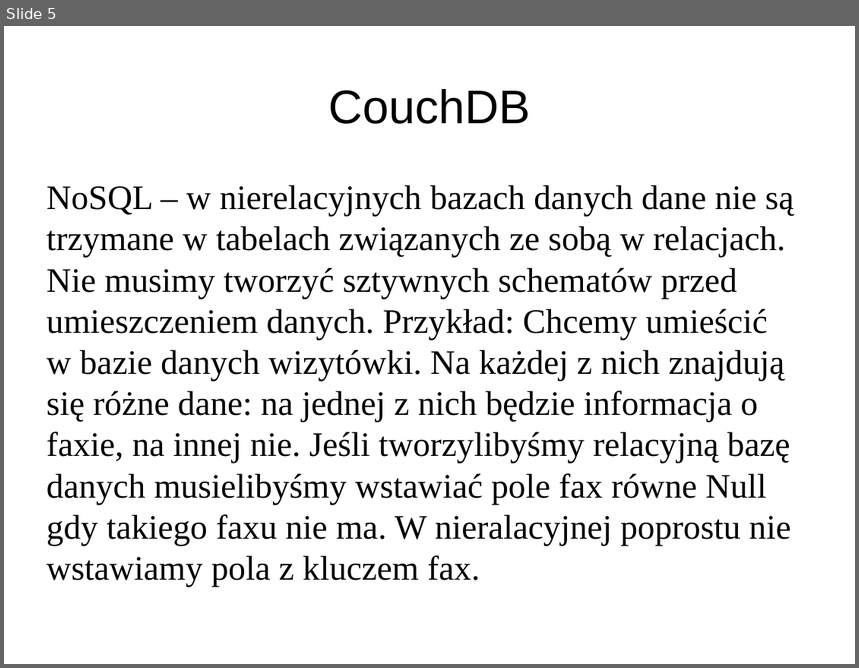
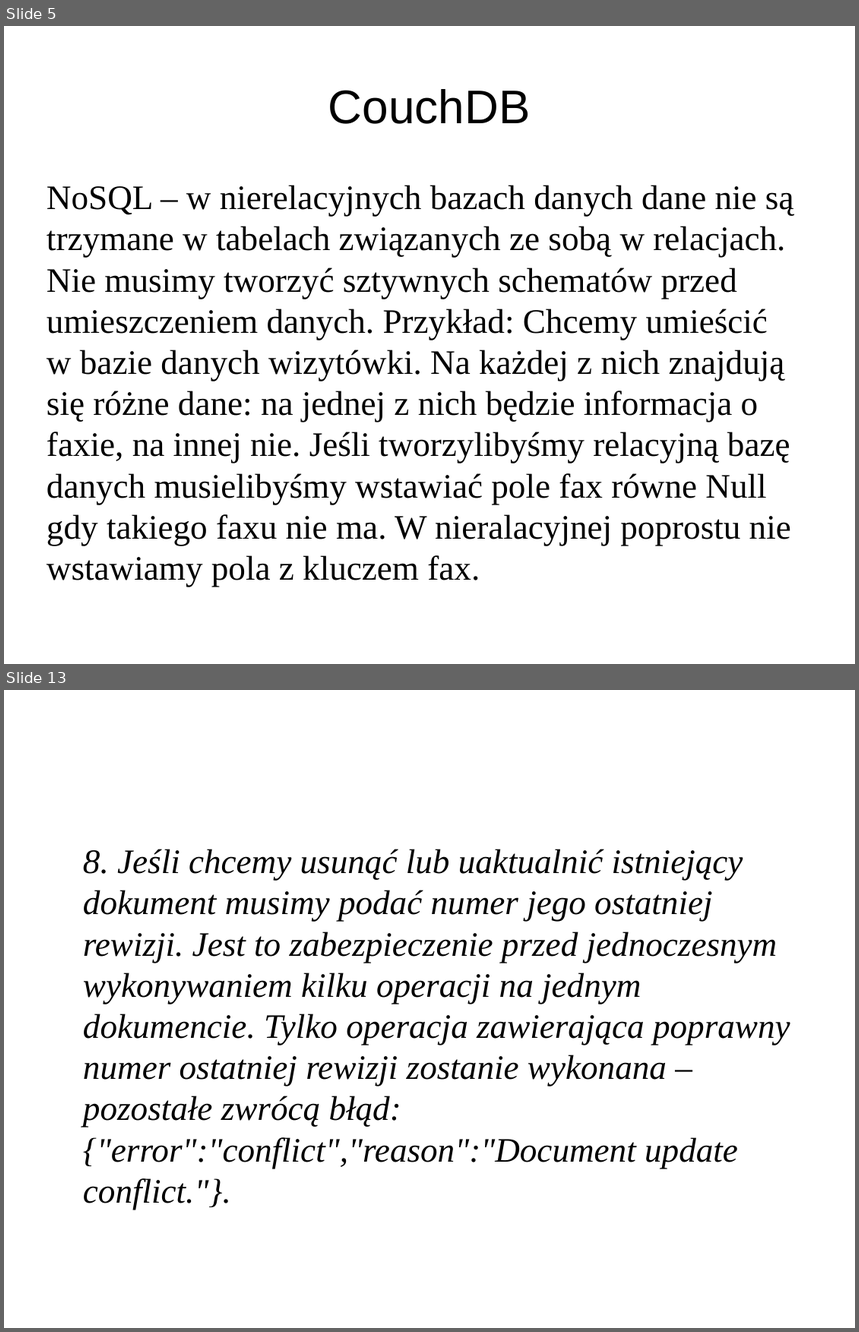
Before and after one commit to pawnow/ProjektErlang, a slide deck: prezentacja.odp. Shown one above the other, each under a label of ours: slide 5 before the commit, slides 5 and 13 after it; the slides between them are not shown. The pictures are 859x668 and 859x1332 pixels, drawn with LibreOffice and Linux fonts; fonts in the diff are those of the drawing. Boxes give left, top, right and bottom in pixels: in the first picture for what was removed or moved away, otherwise in the second. Text is boxed around its words. In the diff, an @@ line names an element or a change of style, - is before the commit and + after.

```diff
--- a/prezentacja.odp
+++ b/prezentacja.odp
@@ slide 13 added at [4, 690, 855, 1328], background #FFFFFF @@
@@ text added at [83, 849, 791, 1210], 32 pt, text #000000, italic @@
+8. Jeśli chcemy usunąć lub uaktualnić istniejący dokument musimy podać numer jego ostatniej rewizji. Jest to zabezpieczenie przed jednoczesnym wykonywaniem kilku operacji na jednym dokumencie. Tylko operacja zawierająca poprawny numer ostatniej rewizji zostanie wykonana – pozostałe zwrócą błąd: {"error":"conflict","reason":"Document update conflict."}.
```
Also in this commit, not shown: 10 other slides added, 4 slides removed.
